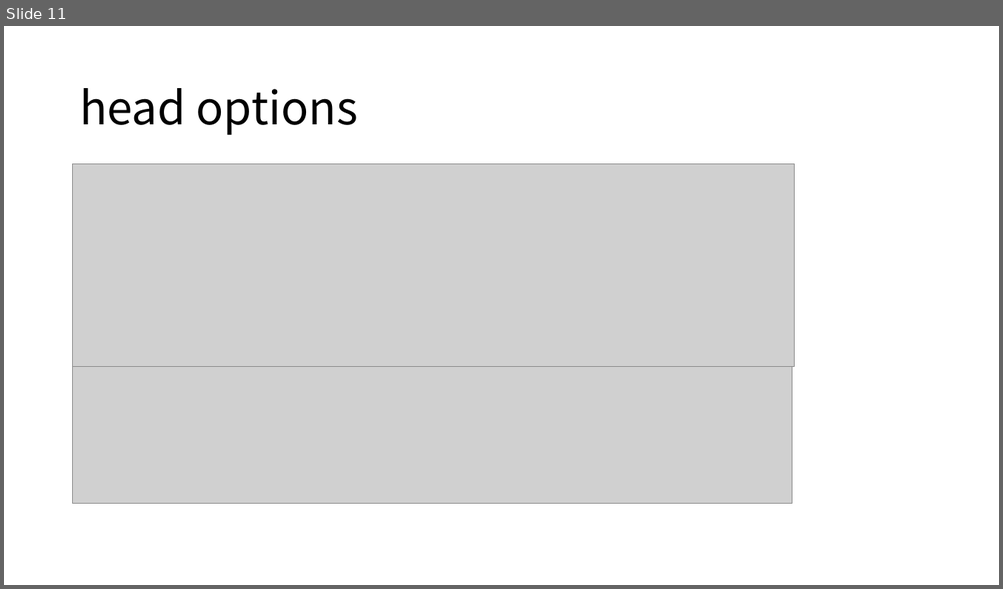
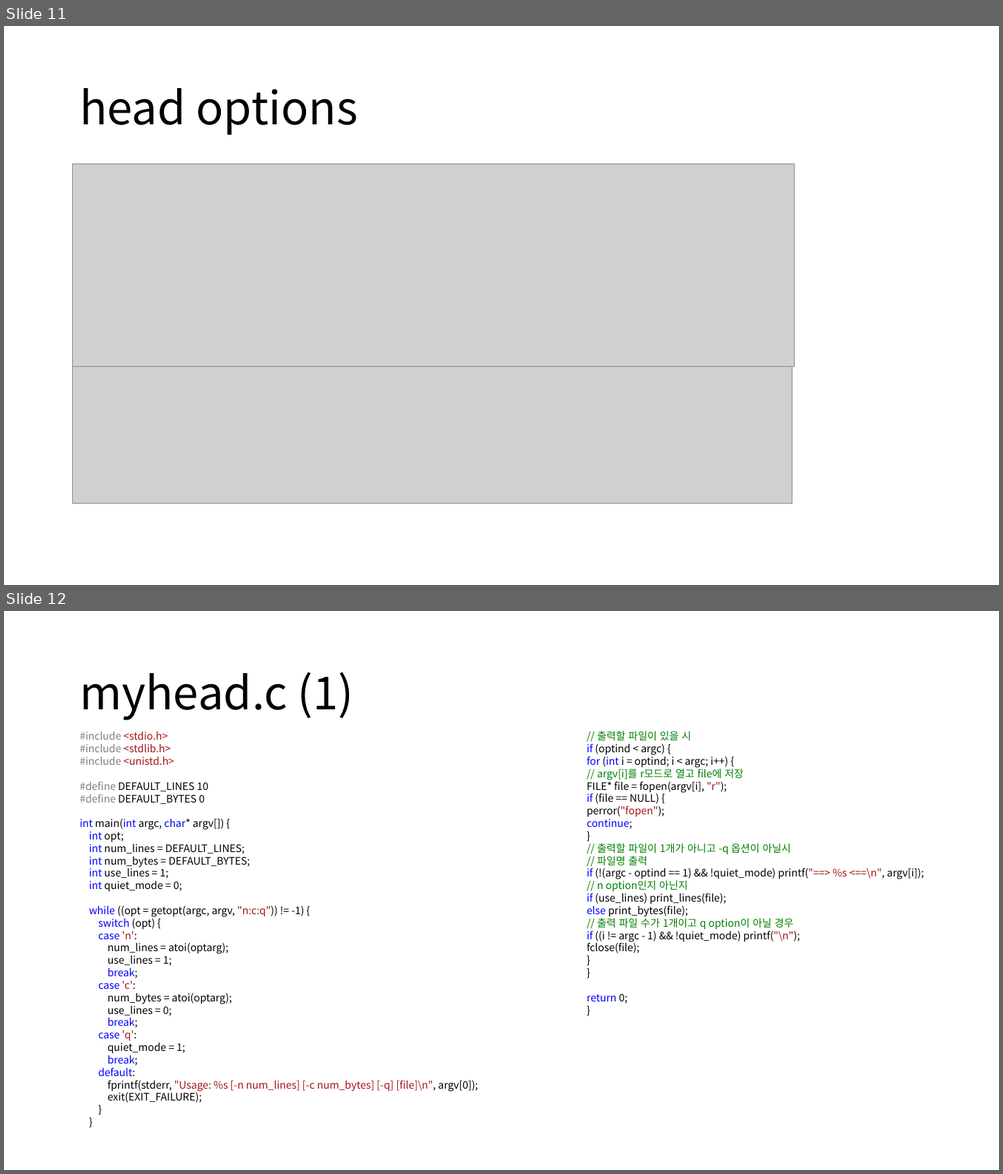
Before and after one commit to alscjf1329/SysP_3-1, a slide deck: Sys_final/SysP 기말.pptx. Shown one above the other, each under a label of ours: slide 11 before the commit, slides 11 and 12 after it. The pictures are 1003x589 and 1003x1174 pixels, drawn with LibreOffice and Linux fonts; fonts in the diff are those of the drawing; grey boxes stand for pictures. Boxes give left, top, right and bottom in pixels: in the first picture for what was removed or moved away, otherwise in the second. Text is boxed around its words. In the diff, an @@ line names an element or a change of style, - is before the commit and + after.

```diff
--- a/Sys_final/SysP 기말.pptx
+++ b/Sys_final/SysP 기말.pptx
@@ slide 12 added at [4, 611, 999, 1170], background #FFFFFF @@
@@ title added at [79, 672, 354, 721], 44 pt, text #000000 @@
+myhead.c (1)
@@ text added at [79, 732, 478, 1103], 10 pt, text #000000 @@
+#include <stdio.h>
+#include <stdlib.h>
+#include <unistd.h>
+#define DEFAULT_LINES 10
+#define DEFAULT_BYTES 0
+int main(int argc, char* argv[]) {
+int opt;
+int num_lines = DEFAULT_LINES;
+int num_bytes = DEFAULT_BYTES;
+int use_lines = 1;
+int quiet_mode = 0;
+while ((opt = getopt(argc, argv, "n:c:q")) != -1) {
+switch (opt) {
+case 'n':
+num_lines = atoi(optarg);
+use_lines = 1;
+break;
+case 'c':
+num_bytes = atoi(optarg);
+use_lines = 0;
+break;
+case 'q':
+quiet_mode = 1;
+break;
+default:
+fprintf(stderr, "Usage: %s [-n num_lines] [-c num_bytes] [-q] [file]\n", argv[0]);
+exit(EXIT_FAILURE);
+}
+}
@@ text added at [586, 731, 924, 1004], 10 pt, text #000000 @@
+// 출력할 파일이 있을 시
+if (optind < argc) {
+for (int i = optind; i < argc; i++) {
+// argv[i]를 r모드로 열고 file에 저장
+FILE* file = fopen(argv[i], "r");
+if (file == NULL) {
+perror("fopen");
+continue;
+}
+// 출력할 파일이 1개가 아니고 -q 옵션이 아닐시
+// 파일명 출력
+if (!(argc - optind == 1) && !quiet_mode) printf("==> %s <==\n", argv[i]);
+// n option인지 아닌지
+if (use_lines) print_lines(file);
+else print_bytes(file);
+// 출력 파일 수가 1개이고 q option이 아닐 경우
+if ((i != argc - 1) && !quiet_mode) printf("\n");
+fclose(file);
+}
+}
+return 0;
+}
```
Also in this commit, not shown: 1 slide changed, 2 other slides added, 2 slides removed.
